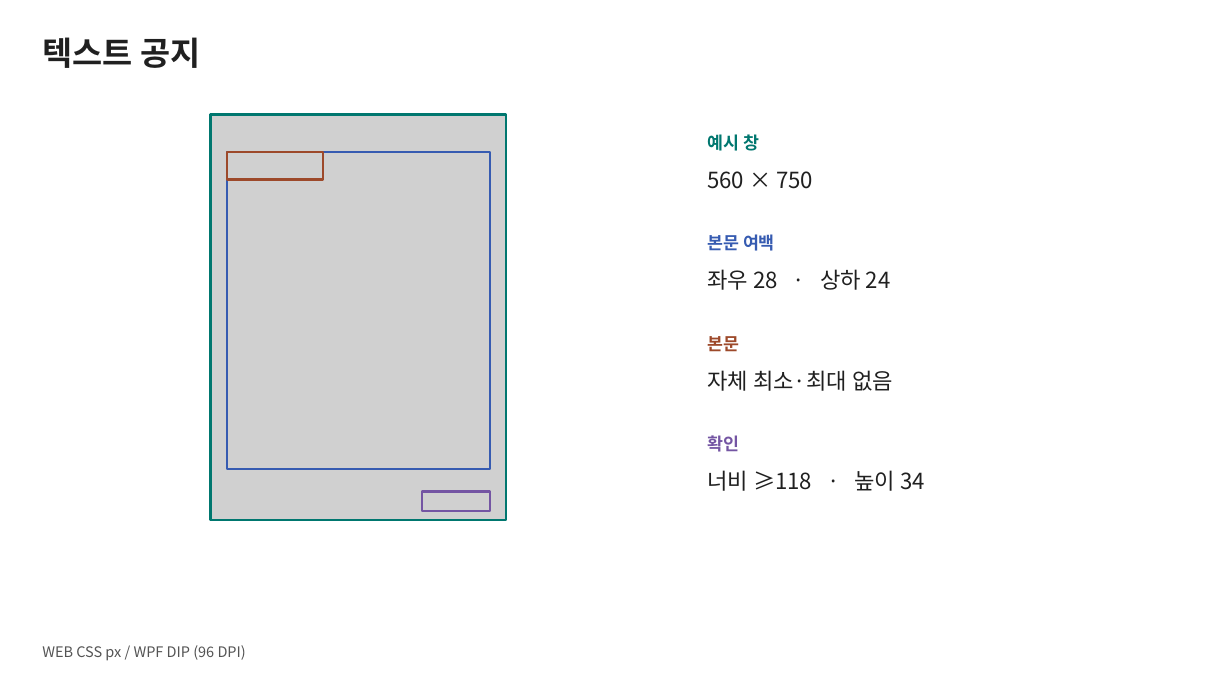
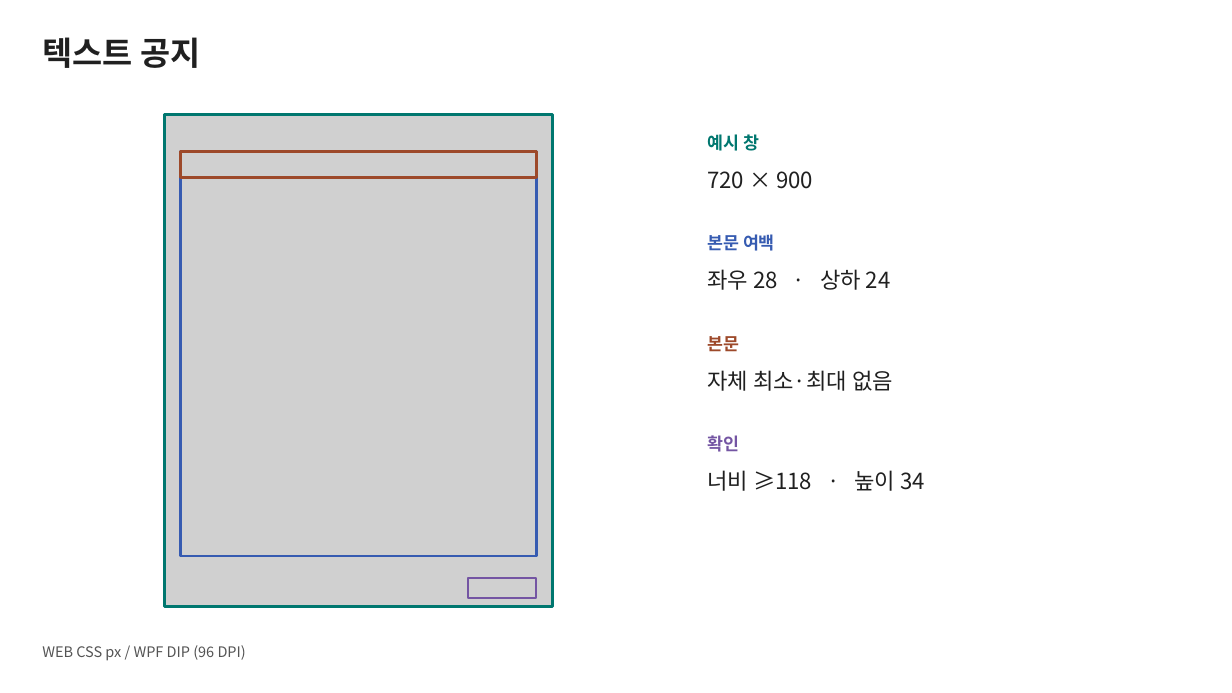
Before and after one commit to ok-sy/WPF_WindowsPopupWithC_proto, a slide deck: slide 2 of docs/design/61_popup_layout_guide/공통 팝업 UI 가이드 · WEB과 WPF.pptx. Drawn at 1232x693 pixels with LibreOffice and Linux fonts; fonts in the diff are those of the drawing; grey boxes stand for pictures. Boxes give left, top, right and bottom in pixels: in the first picture for what was removed or moved away, otherwise in the second. Text is boxed around its words. In the diff, an @@ line names an element or a change of style, - is before the commit and + after.

```diff
--- a/docs/design/61_popup_layout_guide/공통 팝업 UI 가이드 · WEB과 WPF.pptx
+++ b/docs/design/61_popup_layout_guide/공통 팝업 UI 가이드 · WEB과 WPF.pptx
@@ rectangle: place and size @@
-rectangle at [211, 115, 506, 520]
+rectangle at [165, 115, 553, 607]
@@ picture: place and size @@
-picture at [211, 115, 506, 520]
+picture at [165, 115, 553, 607]
@@ rectangle: place and size @@
-rectangle at [226, 152, 490, 470]
+rectangle at [181, 152, 537, 556]
@@ rectangle: place and size @@
-rectangle at [226, 152, 323, 179]
+rectangle at [181, 152, 537, 177]
@@ text at [707, 171, 813, 189]: text changed @@
-560 × 750
+720 × 900
@@ rectangle: place and size @@
-rectangle at [422, 492, 491, 511]
+rectangle at [469, 579, 537, 598]
```
Also in this commit, not shown: 6 other slides changed, 2 other files.
